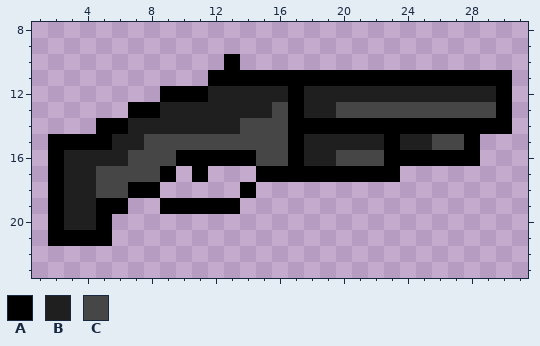
Pixel-art file: Assets/Sprites/Weapons/Shotgun.aseprite. Above is the file before it was changed.
32x32 pixels, 1 frame. Shown: x 1..31, y 8..23.
Palette (. is transparent): A #000000  B #1f1f1f  C #464646
Once edited:
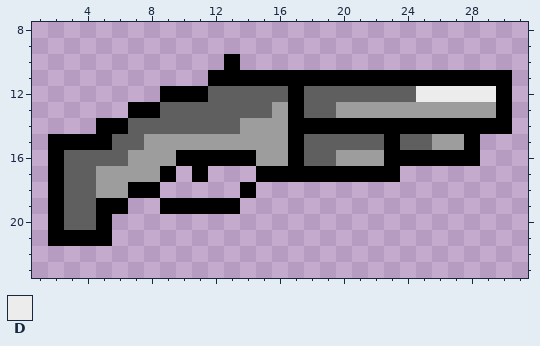
Colours new in this view: D #ececec
Change:
@@ palette @@
-B #1f1f1f
+B #5f5f5f
-C #464646
+C #9d9d9d
@@ x 23..31 @@
 11 AAAAAAAA.
-12 BBBBBBBA.
+12 BBDDDDDA.
 13 CCCCCCCA.
